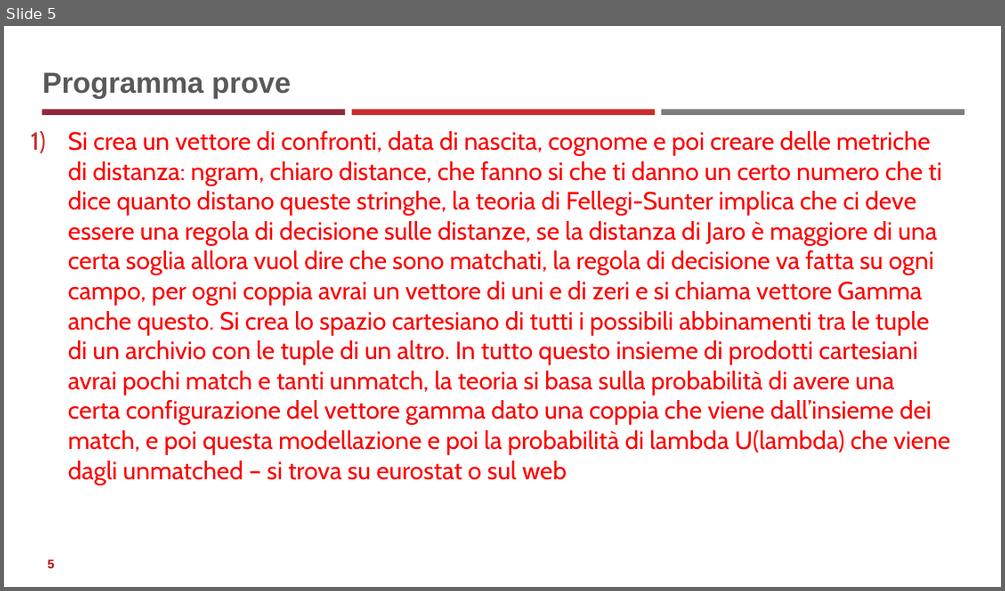
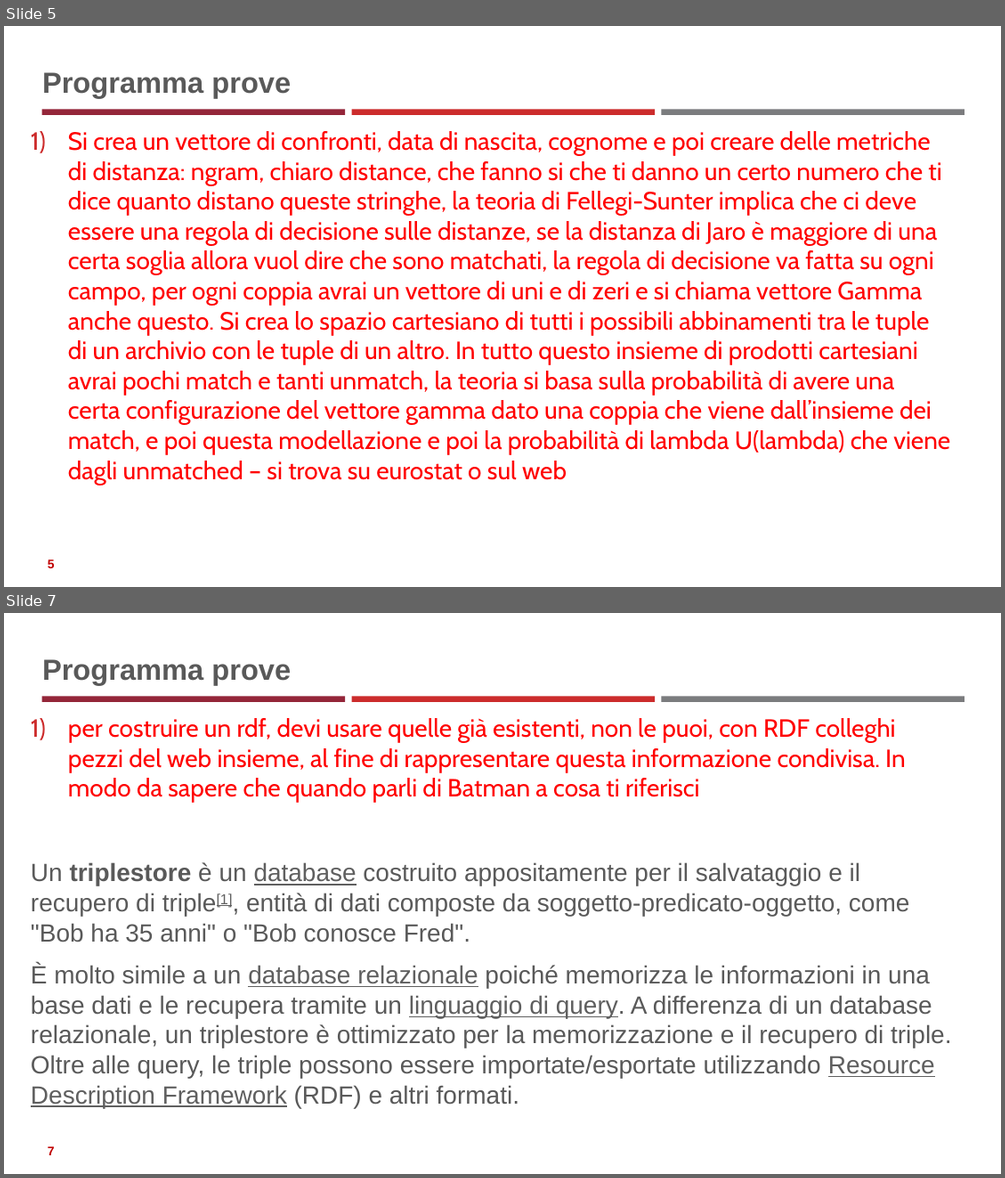
Before and after one commit to neural1977/data_science_interview_material, a slide deck: Summary_Notes_Topics.pptx. Shown one above the other, each under a label of ours: slide 5 before the commit, slides 5 and 7 after it; the slides between them are not shown. The pictures are 1005x591 and 1005x1178 pixels, drawn with LibreOffice and Linux fonts; fonts in the diff are those of the drawing. Boxes give left, top, right and bottom in pixels: in the first picture for what was removed or moved away, otherwise in the second. Text is boxed around its words. In the diff, an @@ line names an element or a change of style, - is before the commit and + after.

```diff
--- a/Summary_Notes_Topics.pptx
+++ b/Summary_Notes_Topics.pptx
@@ slide 7 added at (x1=4, y1=613, x2=1001, y2=1174), background #FFFFFF; not listed: 3 template elements that a slide beside it also shows @@
@@ title added at (x1=42, y1=659, x2=291, y2=684), 28 pt, text #595959, bold @@
+Programma prove
@@ text added at (x1=31, y1=718, x2=951, y2=1078), 24 pt, text #595959 @@
+1) per costruire un rdf, devi usare quelle già esistenti, non le puoi, con RDF colleghi pezzi del web insieme, al fine di rappresentare questa informazione condivisa. In modo da sapere che quando parli di Batman a cosa ti riferisci
+Un triplestore è un database costruito appositamente per il salvataggio e il recupero di triple[1], entità di dati composte da soggetto-predicato-oggetto, come "Bob ha 35 anni" o "Bob conosce Fred".
+È molto simile a un database relazionale poiché memorizza le informazioni in una base dati e le recupera tramite un linguaggio di query. A differenza di un database relazionale, un triplestore è ottimizzato per la memorizzazione e il recupero di triple. Oltre alle query, le triple possono essere importate/esportate utilizzando Resource Description Framework (RDF) e altri formati.
@@ page number added at (x1=48, y1=1146, x2=55, y2=1155), 12 pt, text #C00000, bold @@
+7
```
Also in this commit, not shown: 1 slide changed, 8 other files.
